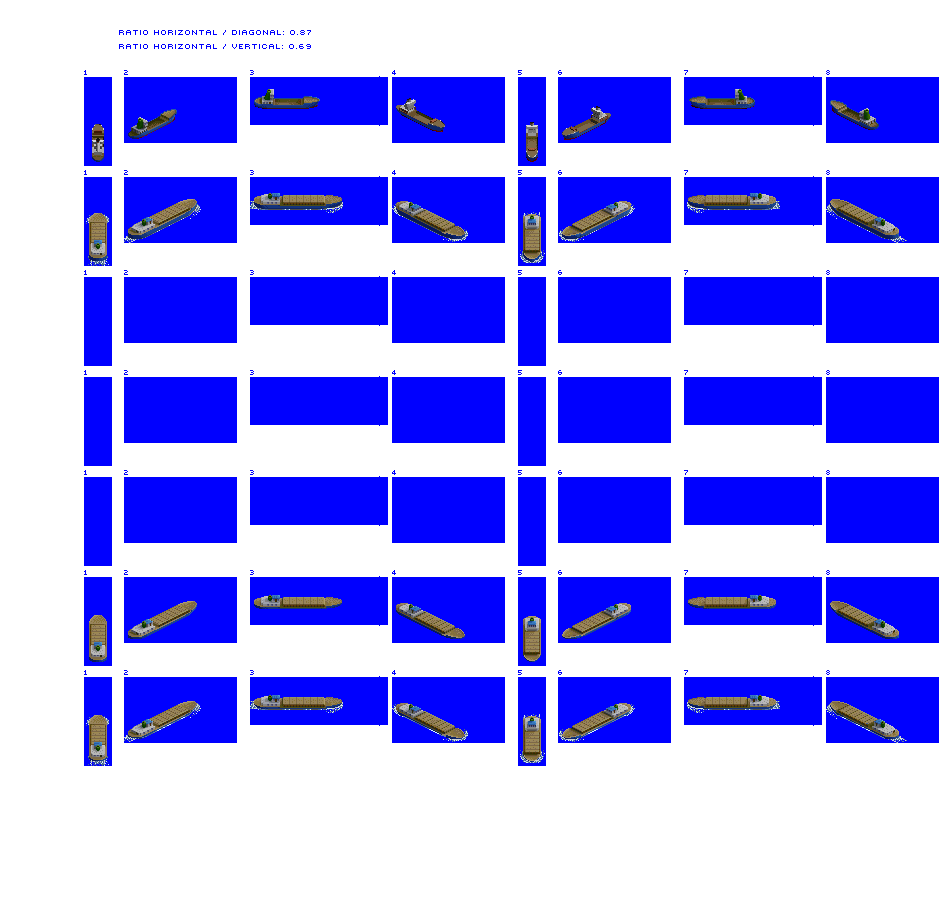
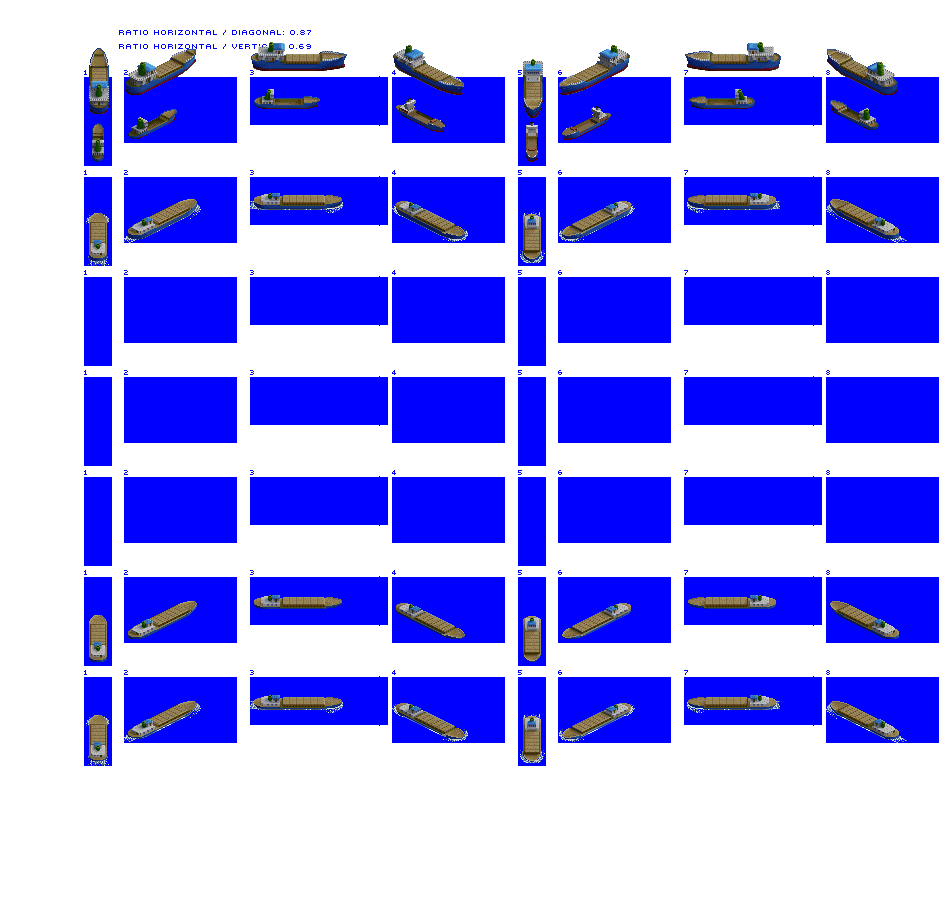
The second (950, 900) image is a revision of the first. Changes to its layers:
showed "Layer 2" over [89, 42, 898, 118]
painted on "Trader unloaded" over [92, 123, 104, 160]
